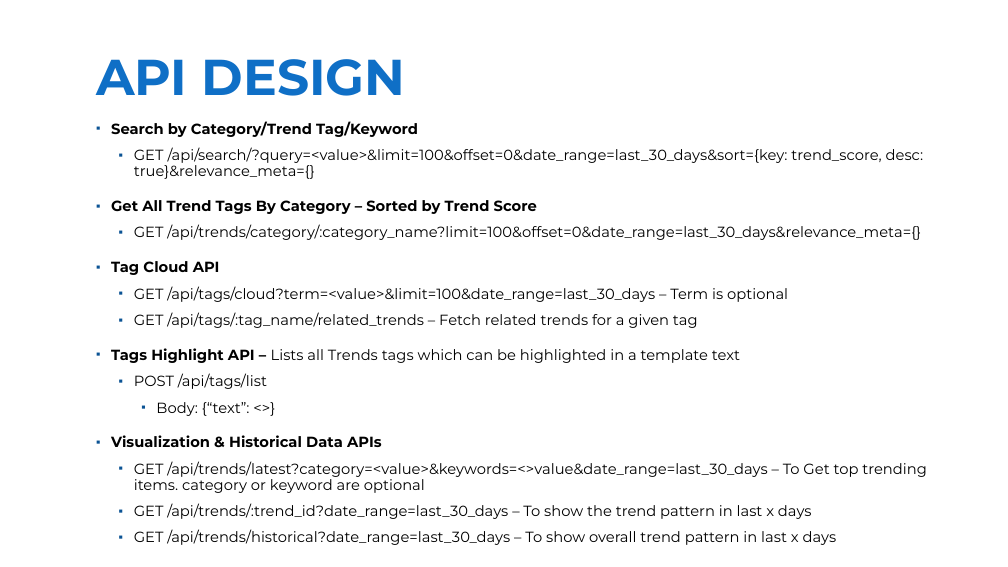
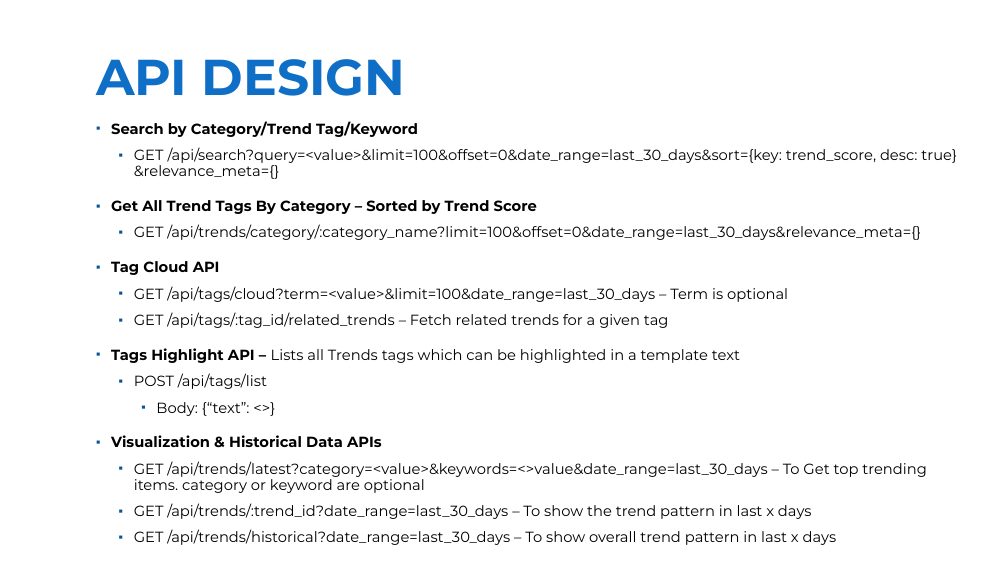
Before and after one commit to Braj-120/test-prep, a slide deck: slide 17 of Braj_Kishor_Intro_Achievements.pptx. Drawn at 1008x567 pixels with LibreOffice and Linux fonts; fonts in the diff are those of the drawing; background and template pictures are left out. Boxes give left, top, right and bottom in pixels: in the first picture for what was removed or moved away, otherwise in the second. Text is boxed around its words. In the diff, an @@ line names an element or a change of style, - is before the commit and + after.

```diff
--- a/Braj_Kishor_Intro_Achievements.pptx
+++ b/Braj_Kishor_Intro_Achievements.pptx
@@ text at (134, 147, 957, 179): text changed @@
-  ▪ GET /api/search/?query=<value>&limit=100&offset=0&date_range=last_30_days&sort={key: trend_score, desc: true}&relevance_meta={}
+  ▪ GET /api/search?query=<value>&limit=100&offset=0&date_range=last_30_days&sort={key: trend_score, desc: true}&relevance_meta={}
@@ text at (134, 312, 669, 328): text changed @@
-  ▪ GET /api/tags/:tag_name/related_trends – Fetch related trends for a given tag
+  ▪ GET /api/tags/:tag_id/related_trends – Fetch related trends for a given tag
```
Also in this commit, not shown: 24 other slides changed.
